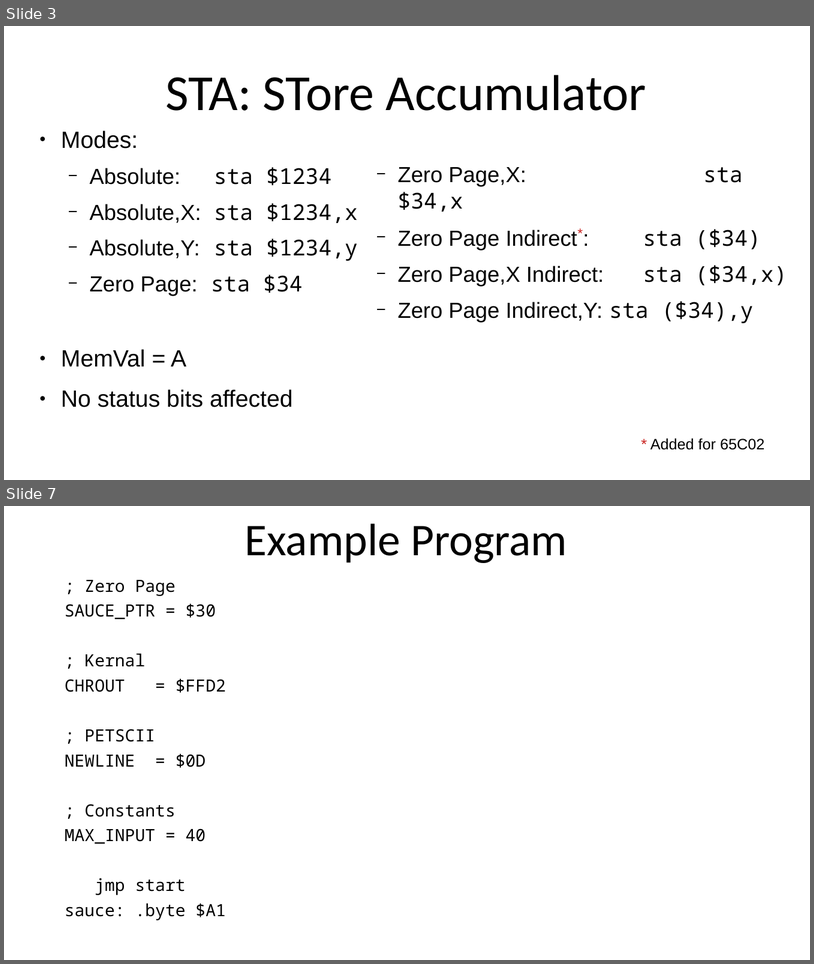
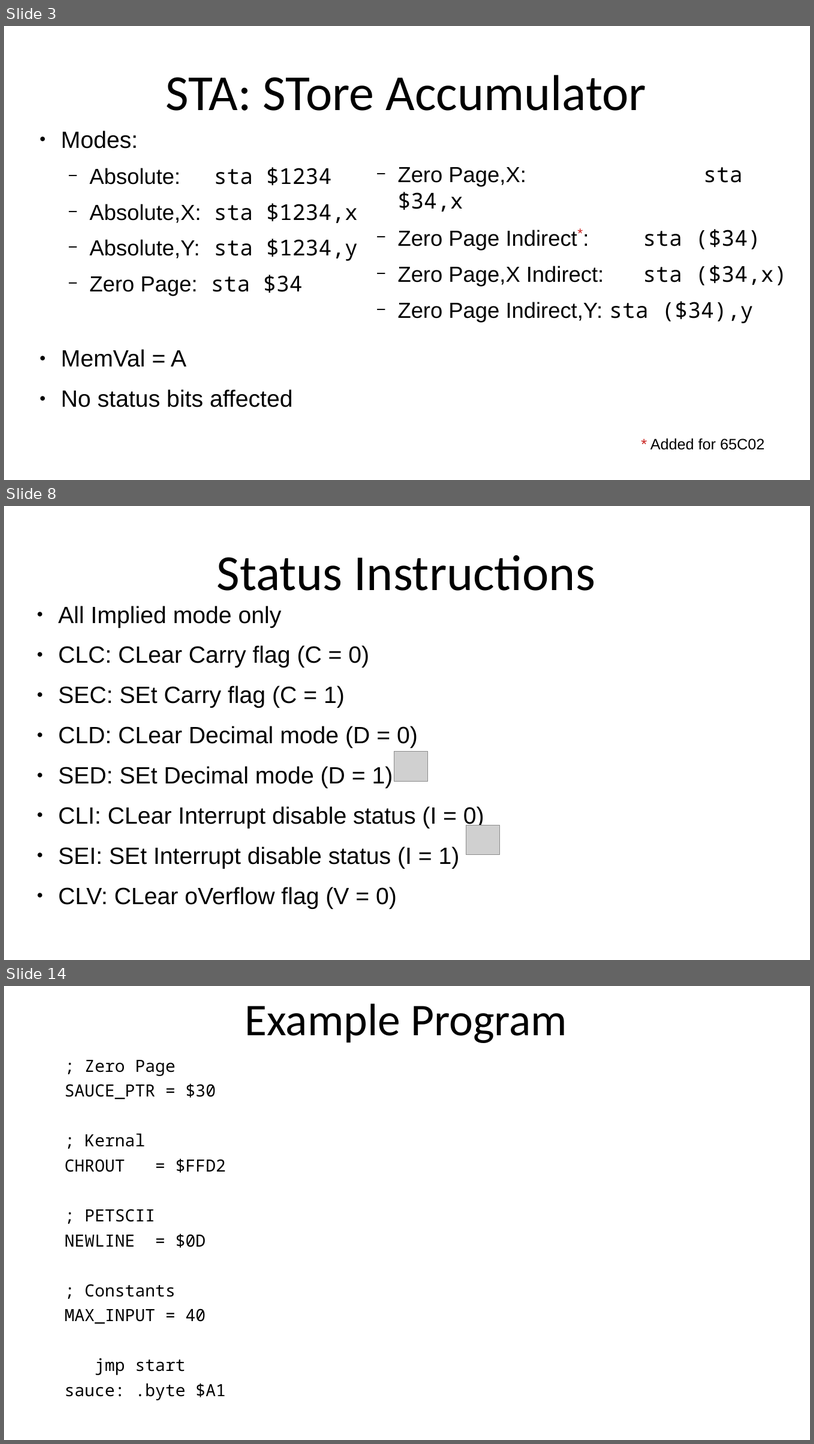
Before and after one commit to SlithyMatt/x16-assembly-tutorial, a slide deck: Lesson7/Lesson7.odp. Shown one above the other, each under a label of ours: slides 3 and 7 before the commit, slides 3, 8 and 14 after it; the slides between them are not shown. The pictures are 814x964 and 814x1444 pixels, drawn with LibreOffice and Linux fonts; fonts in the diff are those of the drawing; grey boxes stand for pictures. Boxes give left, top, right and bottom in pixels: in the first picture for what was removed or moved away, otherwise in the second. Text is boxed around its words. In the diff, an @@ line names an element or a change of style, - is before the commit and + after.

```diff
--- a/Lesson7/Lesson7.odp
+++ b/Lesson7/Lesson7.odp
@@ slide 8 added at (x1=4, y1=506, x2=810, y2=960), background #FFFFFF @@
@@ title added at (x1=217, y1=555, x2=596, y2=591), 60 pt, text #000000 @@
+Status Instructions
@@ text added at (x1=58, y1=606, x2=485, y2=909), 28 pt, text #000000 @@
+● All Implied mode only
+● CLC: CLear Carry flag (C = 0)
+● SEC: SEt Carry flag (C = 1)
+● CLD: CLear Decimal mode (D = 0)
+● SED: SEt Decimal mode (D = 1)
+● CLI: CLear Interrupt disable status (I = 0)
+● SEI: SEt Interrupt disable status (I = 1)
+● CLV: CLear oVerflow flag (V = 0)
@@ picture added at (x1=395, y1=751, x2=429, y2=781) @@
@@ picture added at (x1=466, y1=825, x2=500, y2=855) @@
@@ what was slide 7 is now slide 14 @@
```
Also in this commit, not shown: 2 slides changed, 7 other slides added, 1 slide removed, 1 other file.
